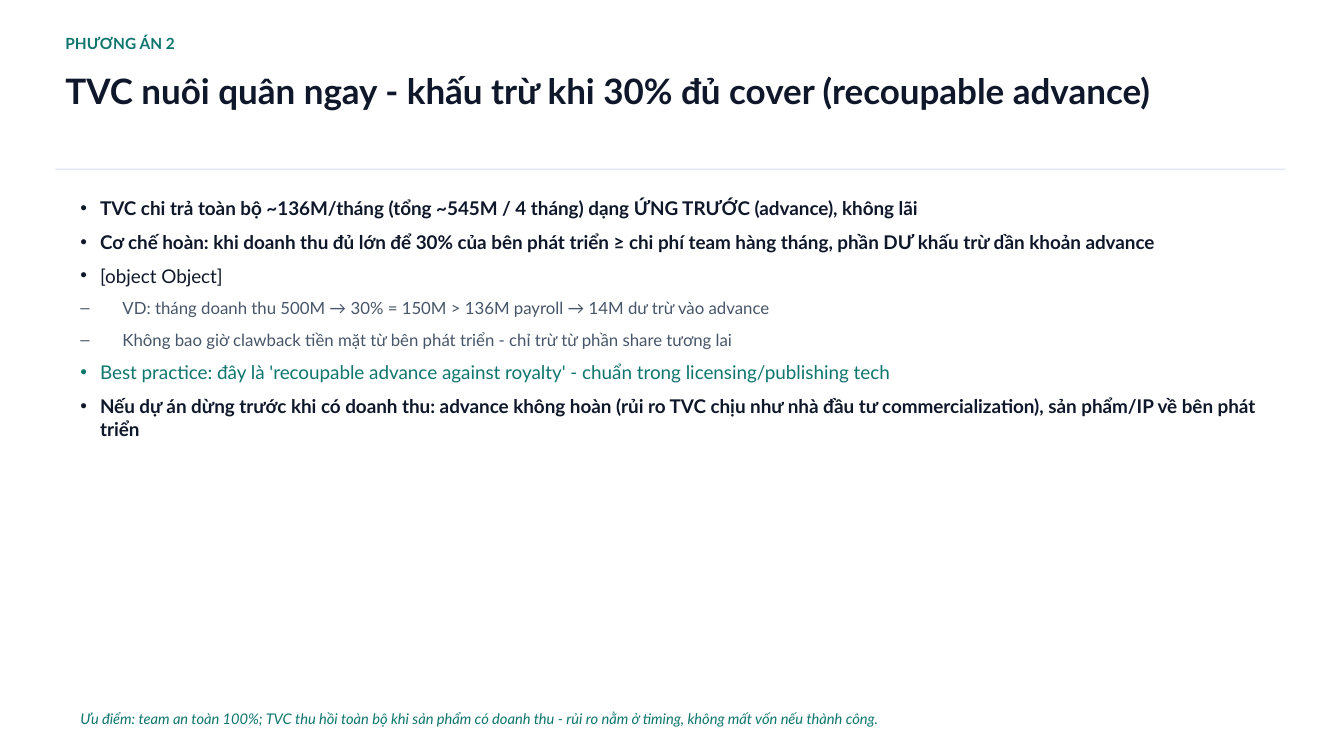
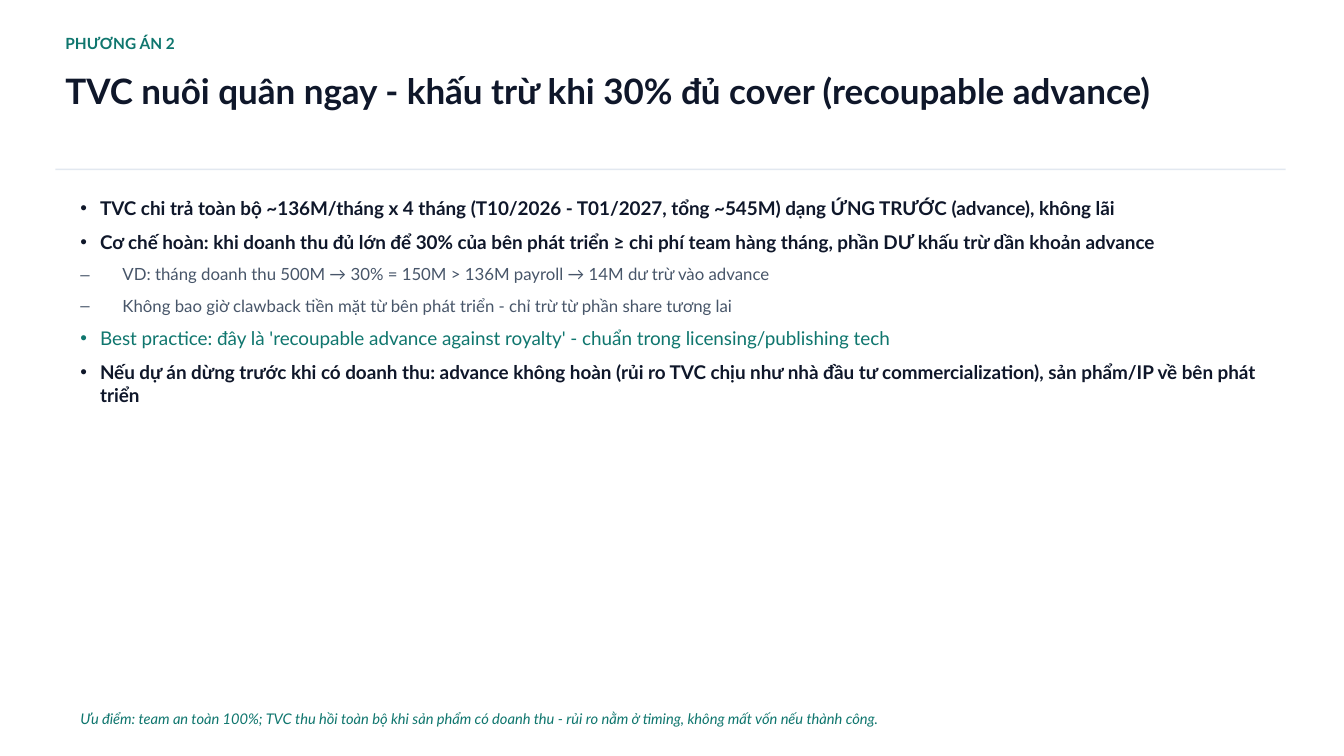
Before and after one commit to saintzzz/so-chu-nhiem-so, a slide deck: slide 6 of docs/handover/PROPOSAL-chi-phi-dev-4thang.pptx. Drawn at 1344x756 pixels with LibreOffice and Linux fonts; fonts in the diff are those of the drawing. Boxes give left, top, right and bottom in pixels: in the first picture for what was removed or moved away, otherwise in the second. Text is boxed around its words. In the diff, an @@ line names an element or a change of style, - is before the commit and + after.

```diff
--- a/docs/handover/PROPOSAL-chi-phi-dev-4thang.pptx
+++ b/docs/handover/PROPOSAL-chi-phi-dev-4thang.pptx
@@ text at [100, 199, 1115, 219]: text changed @@
-• TVC chi trả toàn bộ ~136M/tháng (tổng ~545M / 4 tháng) dạng ỨNG TRƯỚC (advance), không lãi
+• TVC chi trả toàn bộ ~136M/tháng x 4 tháng (T10/2026 - T01/2027, tổng ~545M) dạng ỨNG TRƯỚC (advance), không lãi
@@ text at [100, 268, 222, 287]: paragraph removed @@
-• [object Object]
```
Also in this commit, not shown: 7 other slides changed, 1 other file.
